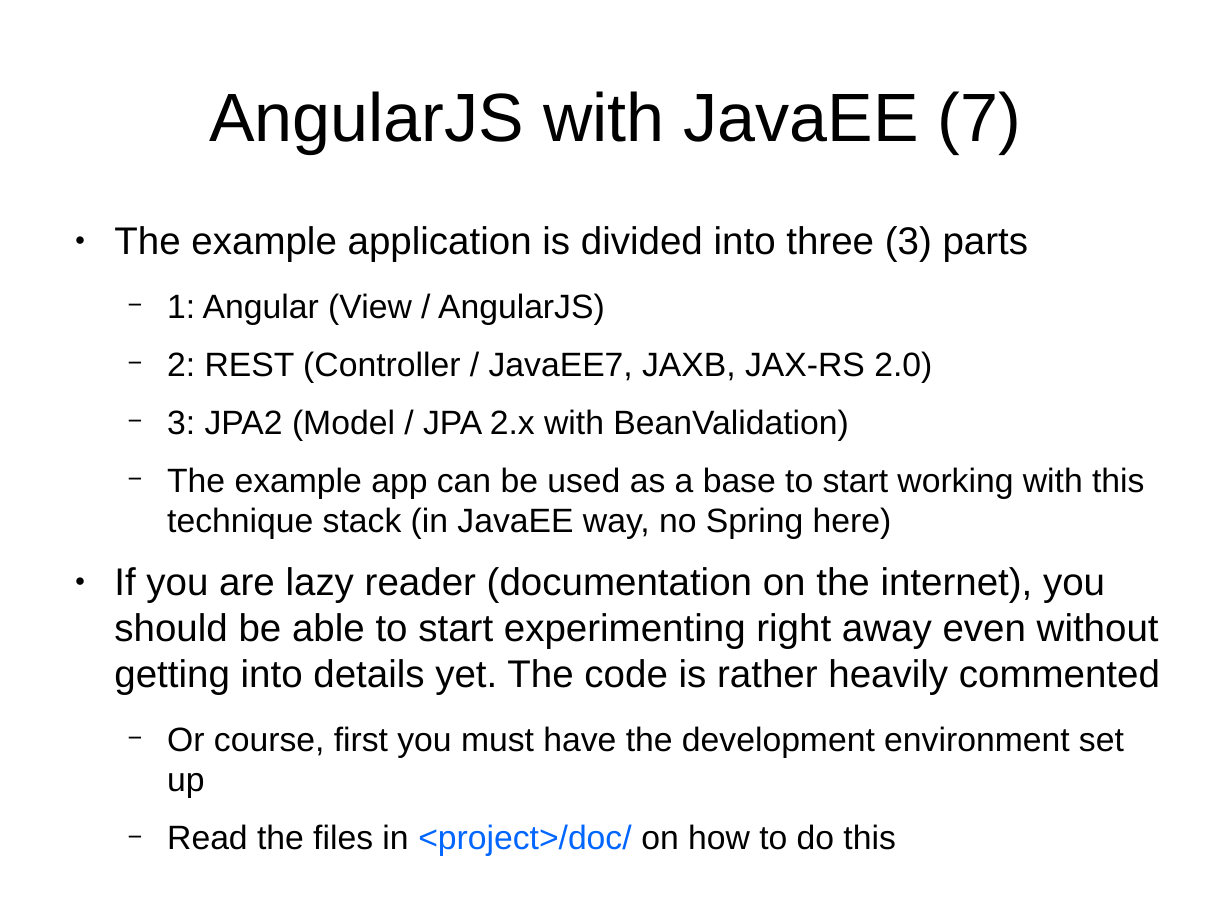
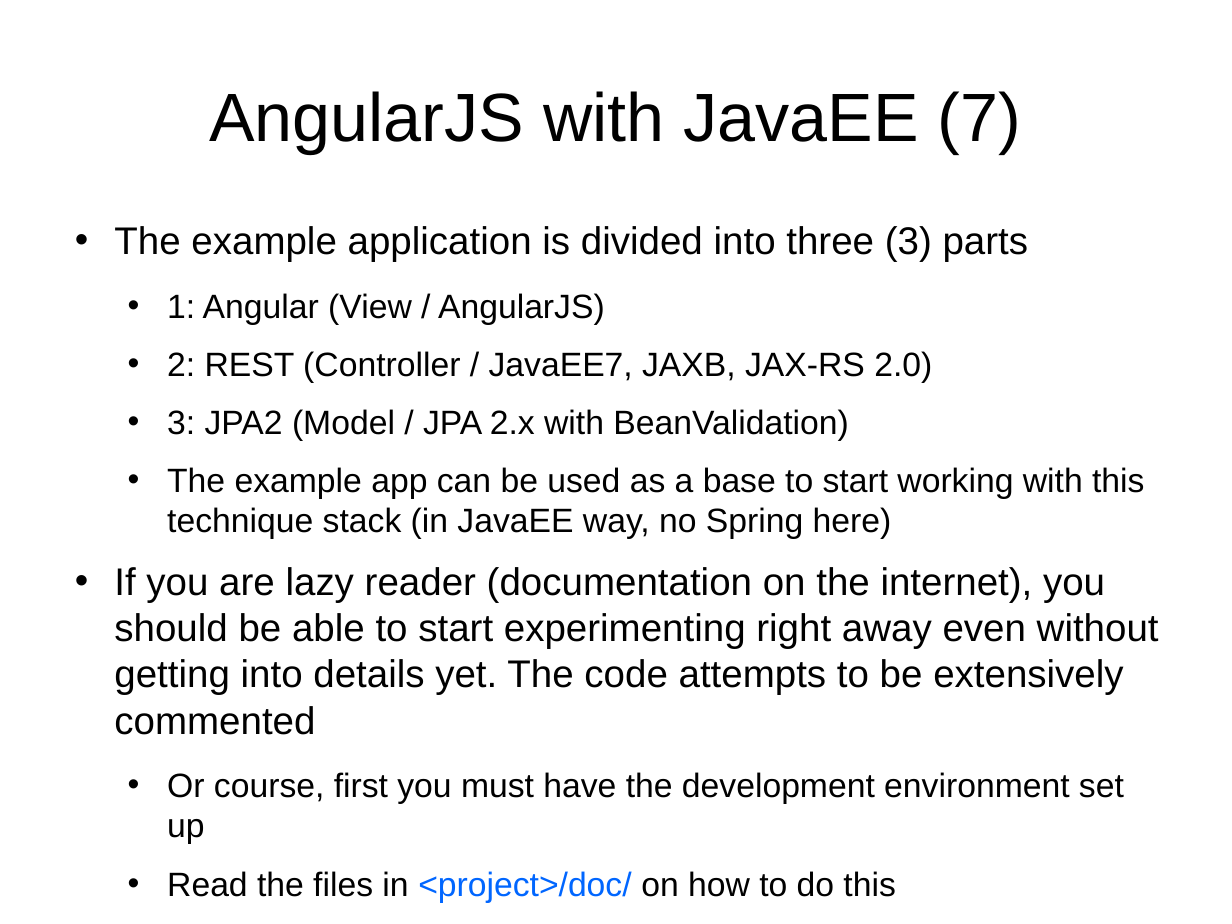
Before and after one commit to vmyrsky/ajeer, a slide deck: slide 7 of JavaEERest/doc/presentation.odp. Drawn at 1232x924 pixels with LibreOffice and Linux fonts; fonts in the diff are those of the drawing. Boxes give left, top, right and bottom in pixels: in the first picture for what was removed or moved away, otherwise in the second. Text is boxed around its words. In the diff, an @@ line names an element or a change of style, - is before the commit and + after.

```diff
--- a/JavaEERest/doc/presentation.odp
+++ b/JavaEERest/doc/presentation.odp
@@ text at (x1=114, y1=226, x2=1144, y2=903): bullet ● to •; bullet − to • @@
@@ text at (x1=114, y1=567, x2=1159, y2=735): text changed @@
-● If you are lazy reader (documentation on the internet), you should be able to start experimenting right away even without getting into details yet. The code is rather heavily commented
+• If you are lazy reader (documentation on the internet), you should be able to start experimenting right away even without getting into details yet. The code attempts to be extensively commented
```
Also in this commit, not shown: 34 other slides changed, 8 slides added.
